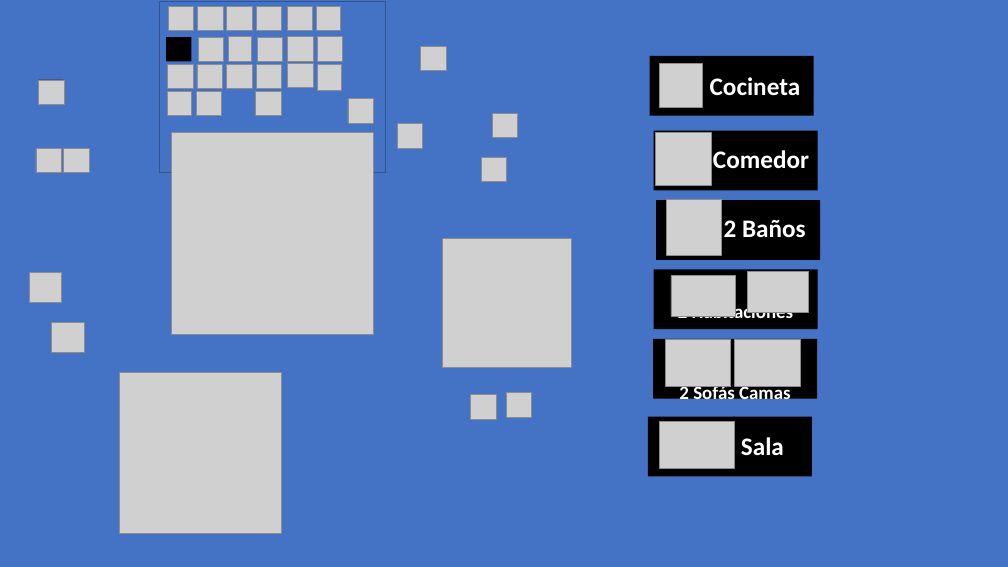
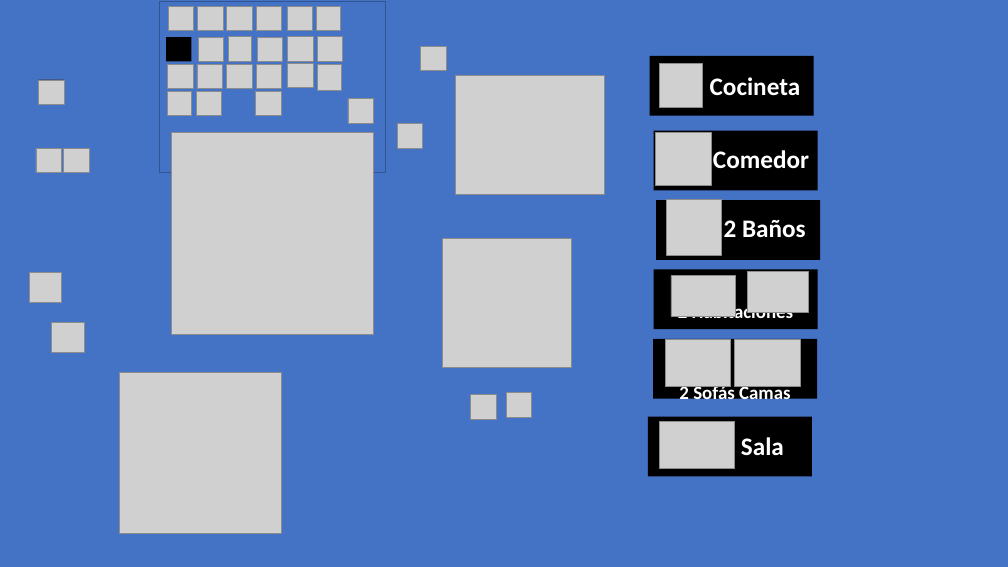
Before and after one commit to anapolavarrieta/plazakokai, a slide deck: slide 1 of public/images/Iconos/edicion iconos.pptx. Drawn at 1008x567 pixels with LibreOffice and Linux fonts; fonts in the diff are those of the drawing; grey boxes stand for pictures; background and template pictures are left out. Boxes give left, top, right and bottom in pixels: in the first picture for what was removed or moved away, otherwise in the second. Text is boxed around its words. In the diff, an @@ line names an element or a change of style, - is before the commit and + after.

```diff
--- a/public/images/Iconos/edicion iconos.pptx
+++ b/public/images/Iconos/edicion iconos.pptx
@@ picture added at (456,75,604,194) @@
@@ picture removed at (493,113,518,138) @@
@@ picture removed at (481,157,506,181) @@
```
Also in this commit, not shown: 7 other files.
